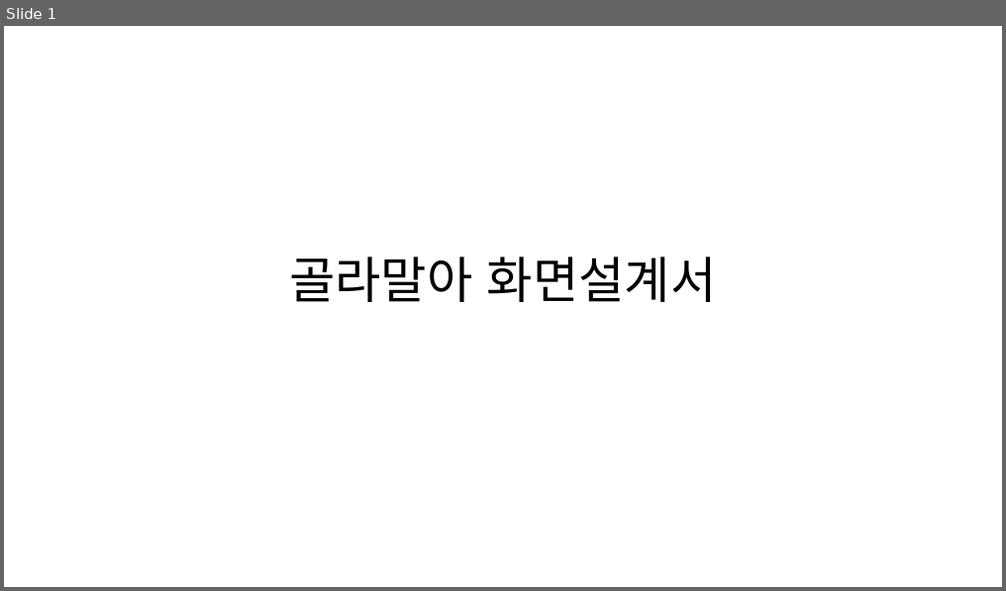
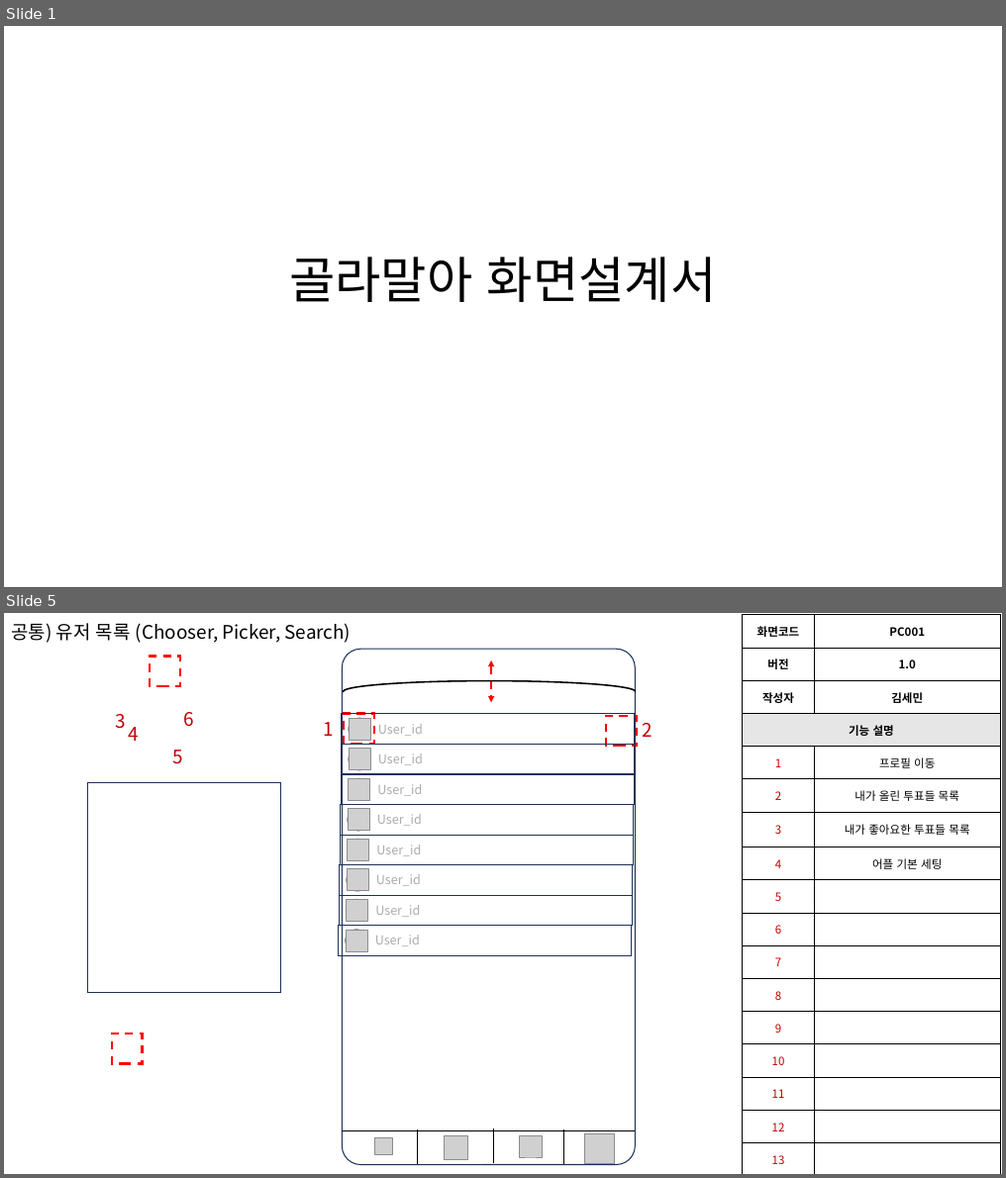
Before and after one commit to H-EH7/picker, a slide deck: 1. Documents/설계/골라말아 화면설계서_v1.0.pptm. Shown one above the other, each under a label of ours: slide 1 before the commit, slides 1 and 5 after it; the slides between them are not shown. The pictures are 1006x591 and 1006x1178 pixels, drawn with LibreOffice and Linux fonts; fonts in the diff are those of the drawing; grey boxes stand for pictures; background and template pictures are left out. Boxes give left, top, right and bottom in pixels: in the first picture for what was removed or moved away, otherwise in the second. Text is boxed around its words. In the diff, an @@ line names an element or a change of style, - is before the commit and + after.

```diff
--- a/1. Documents/설계/골라말아 화면설계서_v1.0.pptm
+++ b/1. Documents/설계/골라말아 화면설계서_v1.0.pptm
@@ slide 5 added at box(4, 613, 1002, 1174), background #FFFFFF @@
@@ text added at box(11, 623, 351, 643), 18 pt, text #000000 @@
+공통) 유저 목록 (Chooser, Picker, Search)
@@ table added at box(743, 615, 1000, 1174), 17 rows, 2 columns @@
+화면코드 | PC001
+버전 | 1.0
+작성자 | 김세민
+기능 설명 | 
+1 | 프로필 이동
+2 | 내가 올린 투표들 목록
+3 | 내가 좋아요한 투표들 목록
+4 | 어플 기본 세팅
+5 | 
+6 | 
+7 | 
+8 | 
+9 | 
+10 | 
+11 | 
+12 | 
+13 | 
@@ rectangle added at box(150, 657, 180, 686), outline #FF0000 2 pt dashed @@
@@ rounded rectangle added at box(343, 649, 635, 1165), outline #1E3256 1 pt @@
@@ double arrow added from (491, 661) to (491, 702), #FF0000 2 pt dashed @@
@@ arc (boxed as its full ellipse) added at box(344, 681, 636, 703), outline #000000 1.5 pt @@
@@ text added at box(116, 714, 126, 729), 18 pt, text #C00000 @@
+3
@@ text added at box(128, 727, 138, 741), 18 pt, text #C00000 @@
+4
@@ text added at box(184, 712, 194, 727), 18 pt, text #C00000 @@
+6
@@ text added at box(323, 722, 333, 736), 18 pt, text #C00000 @@
+1
@@ rectangle added at box(344, 713, 374, 744), outline #FF0000 2 pt dashed @@
@@ group added at box(342, 714, 635, 744): 1 rectangle, 1 ellipse, 1 picture, 1 text @@
+User_id
@@ rectangle added at box(606, 716, 637, 746), outline #FF0000 2 pt dashed @@
@@ text added at box(642, 723, 651, 737), 18 pt, text #C00000 @@
+2
@@ text added at box(172, 750, 182, 764), 18 pt, text #C00000 @@
+5
@@ group added at box(342, 744, 635, 774): 1 rectangle, 1 ellipse, 1 picture, 1 text @@
+User_id
@@ rectangle added at box(88, 782, 281, 992), outline #1E3256 1 pt @@
@@ group added at box(341, 774, 634, 805): 1 rectangle, 1 ellipse, 1 picture, 1 text @@
+User_id
@@ group added at box(341, 805, 634, 835): 1 rectangle, 1 ellipse, 1 picture, 1 text @@
+User_id
@@ group added at box(341, 835, 633, 864): 1 rectangle, 1 ellipse, 1 picture, 1 text @@
+User_id
@@ group added at box(340, 865, 632, 895): 1 rectangle, 1 ellipse, 1 picture, 1 text @@
+User_id
@@ group added at box(340, 895, 632, 925): 1 rectangle, 1 ellipse, 1 picture, 1 text @@
+User_id
@@ group added at box(339, 926, 632, 956): 1 rectangle, 1 ellipse, 1 picture, 1 text @@
+User_id
@@ rectangle added at box(112, 1034, 143, 1063), outline #FF0000 2 pt dashed @@
@@ line added from (342, 1131) to (635, 1131), #000000 0.5 pt @@
@@ picture added at box(374, 1138, 392, 1156) @@
@@ line added from (418, 1131) to (418, 1164), #000000 0.5 pt @@
@@ picture added at box(445, 1136, 468, 1159) @@
@@ line added from (493, 1129) to (493, 1163), #000000 0.5 pt @@
@@ picture added at box(520, 1136, 542, 1157) @@
@@ line added from (564, 1131) to (564, 1164), #000000 0.5 pt @@
@@ picture added at box(585, 1134, 615, 1164) @@
```
Also in this commit, not shown: 7 slides changed, 2 other slides added, 1 slide removed, 2 other files.
